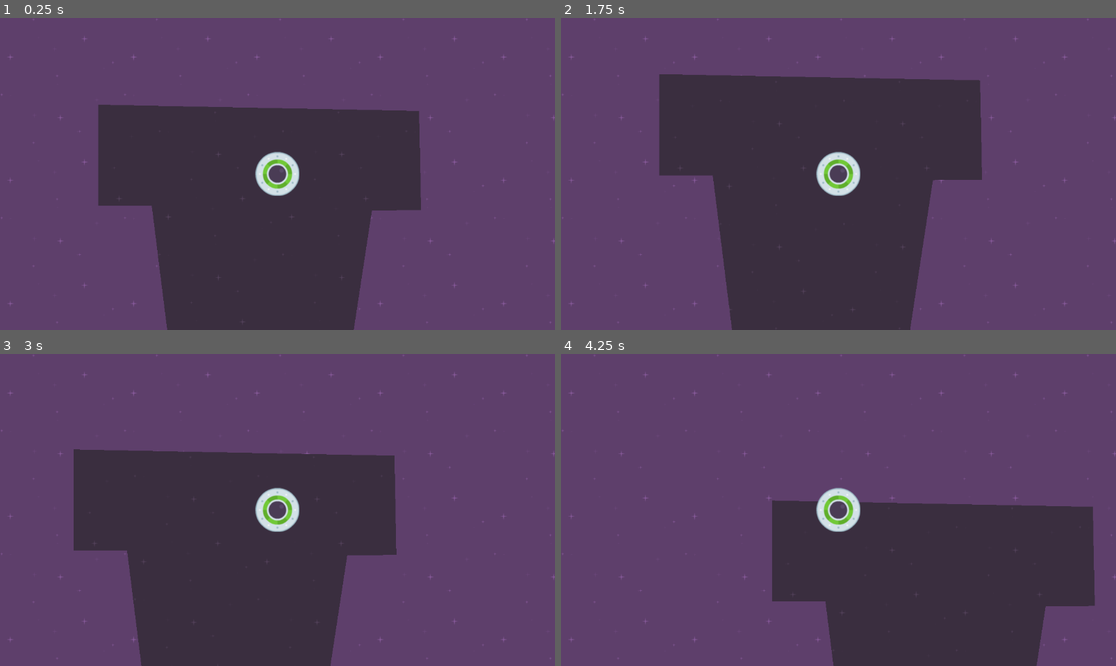
Above: before the commit, frames 1-4 (two rows, left to right).
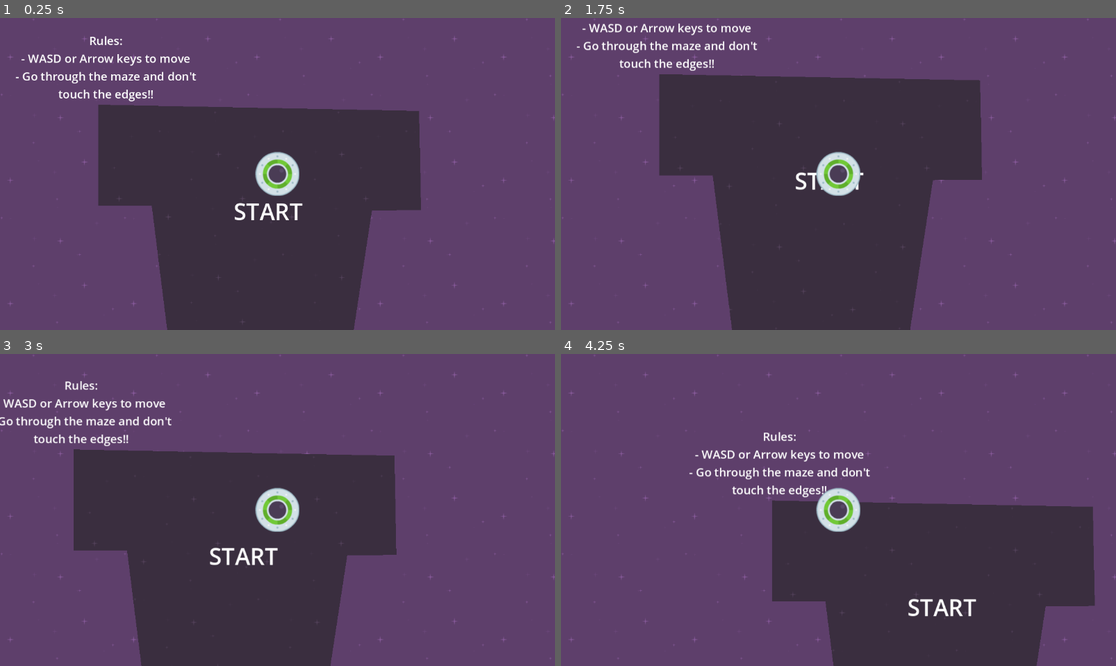
Above: after the commit, the same moments.

Repository: Z3BINI/speedy-saucer
Game: Godot game, scene res://level_1.tscn
The game is run twice, just before and just after one commit, with the same random seed, the same clock (stepped at 60 frames per second) and the same inputs.
Inputs:
- Up to frame 1 (0.25 s): no input
- Up to frame 2 (1.75 s): tap Enter at 0.5 s; hold D (right) 0.53-1.28 s; hold S (down) from 1.28 s (still down)
- Up to frame 3 (3 s): release S (down) at 2.03 s; hold D (right) 2.03-2.78 s; hold W (up) from 2.78 s (still down)
- Up to frame 4 (4.25 s): release W (up) at 3.53 s; hold A (left) from 3.53 s (still down)

The runs differ from the first frame. In frame 1, 1.4% of the frame differs, in the area x 2-55%, y 5-65%; in frame 2, 1.2%; in frame 3, 1.5%, in the area x 0-51%, y 8-68%; in frame 4, 1.5%.

Commit message:
Added label nodes for start, finish & rules

Diff:
--- a/level_1.tscn
+++ b/level_1.tscn
@@ -1,9 +1,15 @@
-[gd_scene load_steps=5 format=3 uid="uid://cyr6s1ed6syka"]
+[gd_scene load_steps=7 format=3 uid="uid://cyr6s1ed6syka"]
 
 [ext_resource type="Texture2D" uid="uid://c6003pjihwj73" path="res://assets/purple.png" id="1_hxdpd"]
 [ext_resource type="Script" path="res://level_1.gd" id="1_m6ov4"]
 [ext_resource type="PackedScene" uid="uid://qbrtnoimcx1b" path="res://player.tscn" id="2_acmjm"]
 [ext_resource type="PackedScene" uid="uid://txwy03mnw33o" path="res://maze.tscn" id="4_4ou5e"]
+
+[sub_resource type="LabelSettings" id="LabelSettings_vald7"]
+font_size = 24
+
+[sub_resource type="LabelSettings" id="LabelSettings_gobhv"]
+font_size = 48
 
 [node name="Level1" type="Node2D"]
 script = ExtResource("1_m6ov4")
@@ -24,4 +30,32 @@
 
 [node name="Maze" parent="." instance=ExtResource("4_4ou5e")]
 
+[node name="Tutorial" type="Label" parent="."]
+offset_left = -629.0
+offset_top = -294.0
+offset_right = -83.0
+offset_bottom = -146.0
+text = "Rules:
+- WASD or Arrow keys to move
+- Go through the maze and don't
+touch the edges!!"
+label_settings = SubResource("LabelSettings_vald7")
+horizontal_alignment = 1
+
+[node name="StartLabel" type="Label" parent="."]
+offset_left = -91.0
+offset_top = 44.0
+offset_right = 52.0
+offset_bottom = 114.0
+text = "START"
+label_settings = SubResource("LabelSettings_gobhv")
+
+[node name="EndLabel" type="Label" parent="."]
+offset_left = 4932.0
+offset_top = 2576.0
+offset_right = 5032.0
+offset_bottom = 2646.0
+text = "END"
+label_settings = SubResource("LabelSettings_gobhv")
+
 [connection signal="body_exited" from="Maze" to="." method="_on_maze_body_exited"]
